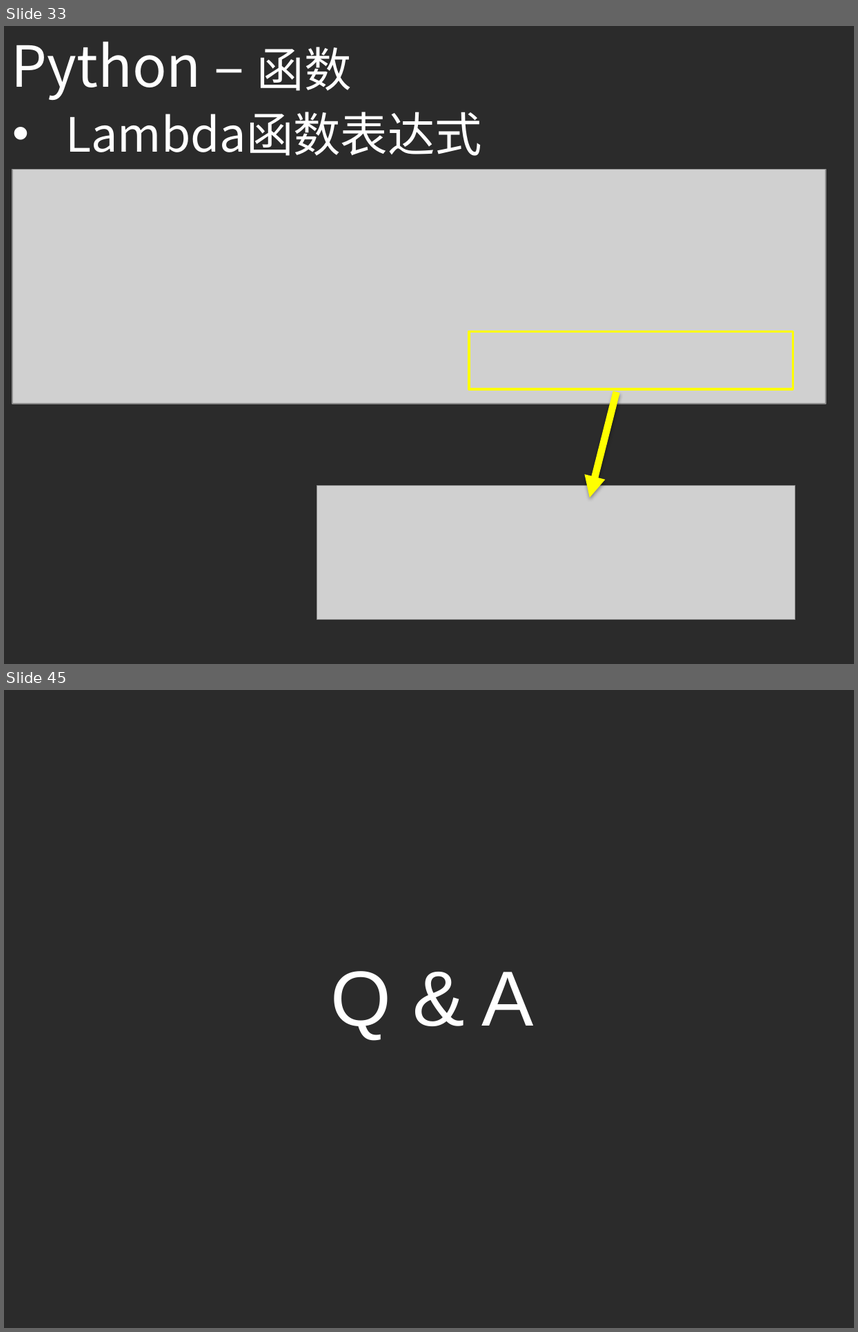
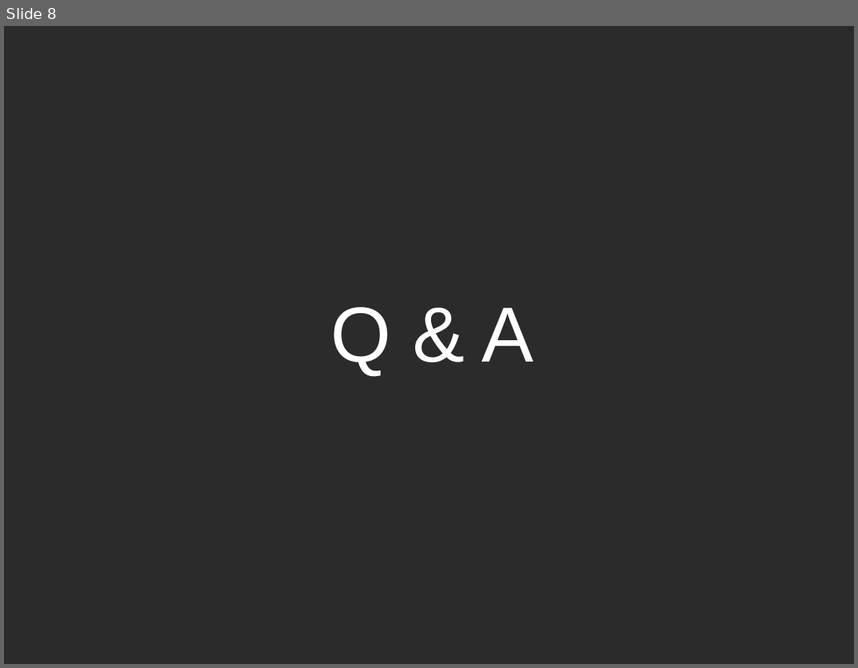
Before and after one commit to ouriris/ml-course, a slide deck: chapter.4/ppt/ML_CH4_Naive_Bayes.pptx. Shown one above the other, each under a label of ours: slides 33 and 45 before the commit, slide 8 after it; the slides between them are not shown. The pictures are 858x1332 and 858x668 pixels, drawn with LibreOffice and Linux fonts; fonts in the diff are those of the drawing; grey boxes stand for pictures; background and template pictures are left out; a plain dark background stands for a picture behind light text. Boxes give left, top, right and bottom in pixels: in the first picture for what was removed or moved away, otherwise in the second. Text is boxed around its words. In the diff, an @@ line names an element or a change of style, - is before the commit and + after.

```diff
--- a/chapter.4/ppt/ML_CH4_Naive_Bayes.pptx
+++ b/chapter.4/ppt/ML_CH4_Naive_Bayes.pptx
@@ slide 33 removed at (4, 26, 854, 664), background picture (left out) @@
@@ text removed at (12, 41, 352, 100) @@
-Python – 函数
@@ text removed at (65, 112, 482, 156) @@
-• Lambda函数表达式
@@ picture removed at (12, 169, 826, 403) @@
@@ rectangle removed at (469, 331, 793, 389) @@
@@ arrow removed from (616, 392) to (590, 497) @@
@@ picture removed at (317, 485, 795, 619) @@
@@ what was slide 45 is now slide 8 @@
```
Also in this commit, not shown: 6 slides added, 42 other slides removed.
